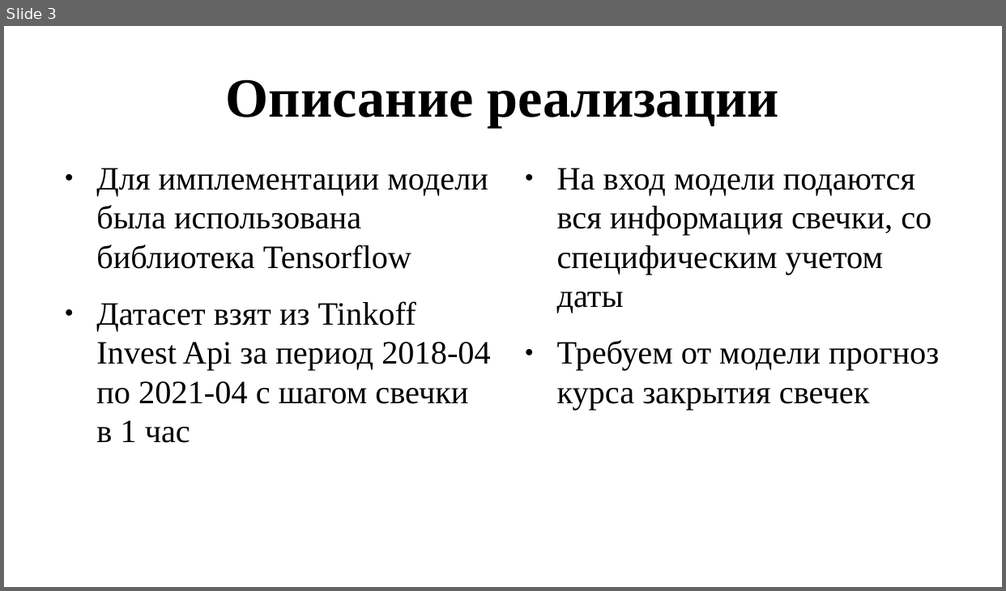
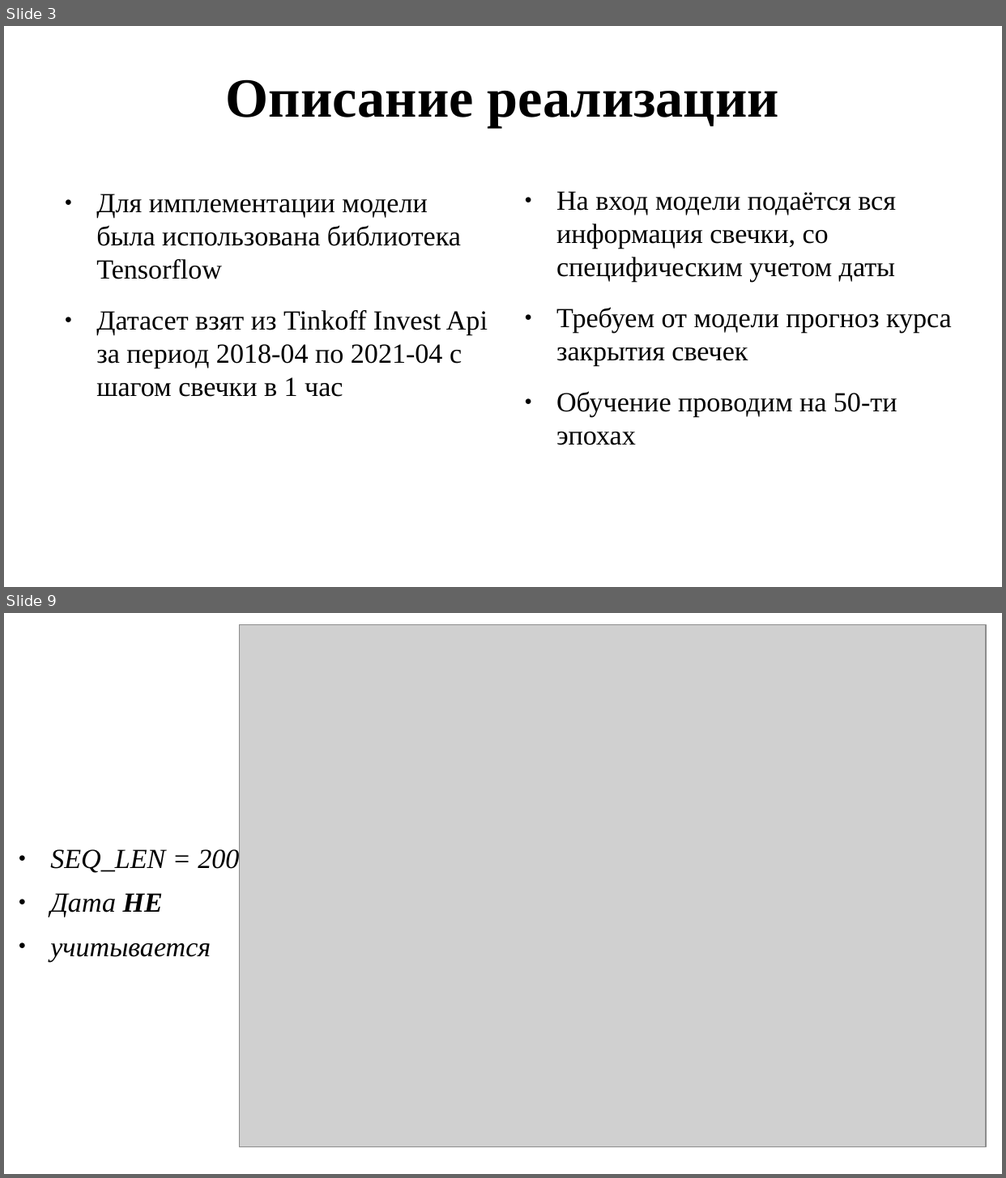
Before and after one commit to NOTfedos/neurorep, a slide deck: presa.pptx. Shown one above the other, each under a label of ours: slide 3 before the commit, slides 3 and 9 after it; the slides between them are not shown. The pictures are 1006x591 and 1006x1178 pixels, drawn with LibreOffice and Linux fonts; fonts in the diff are those of the drawing; grey boxes stand for pictures. Boxes give left, top, right and bottom in pixels: in the first picture for what was removed or moved away, otherwise in the second. Text is boxed around its words. In the diff, an @@ line names an element or a change of style, - is before the commit and + after.

```diff
--- a/presa.pptx
+++ b/presa.pptx
@@ slide 9 added at (4, 613, 1002, 1174), background #FFFFFF @@
@@ picture added at (240, 625, 987, 1148) @@
@@ text added at (50, 850, 239, 962), 22 pt, text #000000, italic @@
+● SEQ_LEN = 200
+● Дата НЕ
+● учитывается
@@ slide 3 changed as well @@
@@ text "Для имплементации модели была использована ...": place and size @@
-text "Для имплементации модели была использована ..." at (96, 168, 491, 443)
+text "Для имплементации модели была использована ..." at (96, 194, 488, 397)
@@ text "Для имплементации модели была использована ..." at (96, 194, 488, 397): size 26 to 22 pt @@
@@ text "На вход модели подаётся вся ...": place and size @@
-text "На вход модели подаётся вся ..." at (557, 168, 939, 410)
+text "На вход модели подаётся вся ..." at (556, 191, 952, 446)
@@ text at (556, 191, 896, 282): text changed; size 26 to 22 pt @@
-● На вход модели подаются вся информация свечки, со специфическим учетом даты
+● На вход модели подаётся вся информация свечки, со специфическим учетом даты
@@ text at (556, 307, 952, 366): size 26 to 22 pt in "Требуем от модели прогноз курса закрытия свечек" @@
@@ text at (556, 391, 897, 446): paragraph added @@
+● Обучение проводим на 50-ти эпохах
```
Also in this commit, not shown: 8 other slides added, 1 slide removed, 35 other files.
